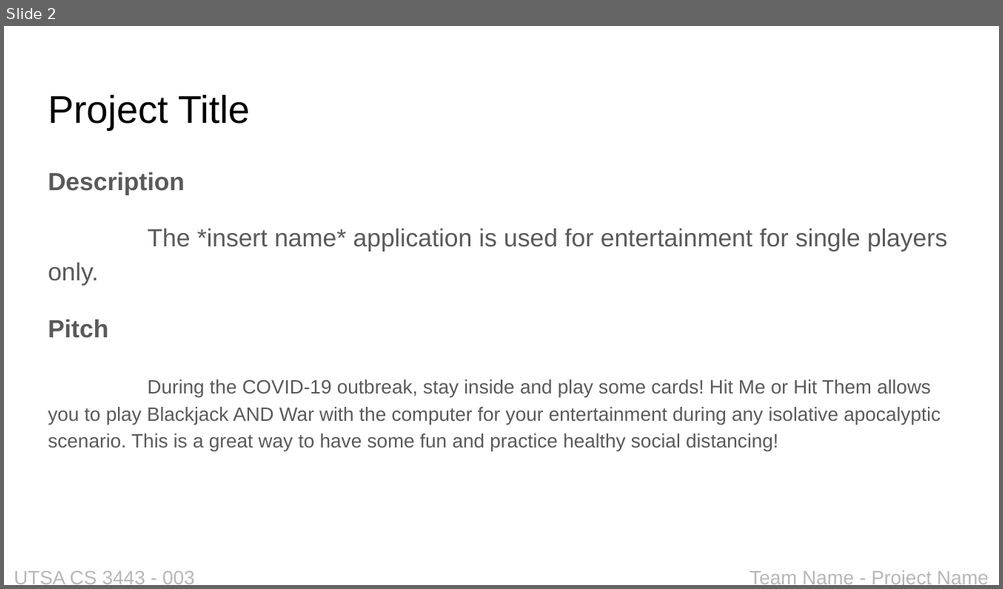
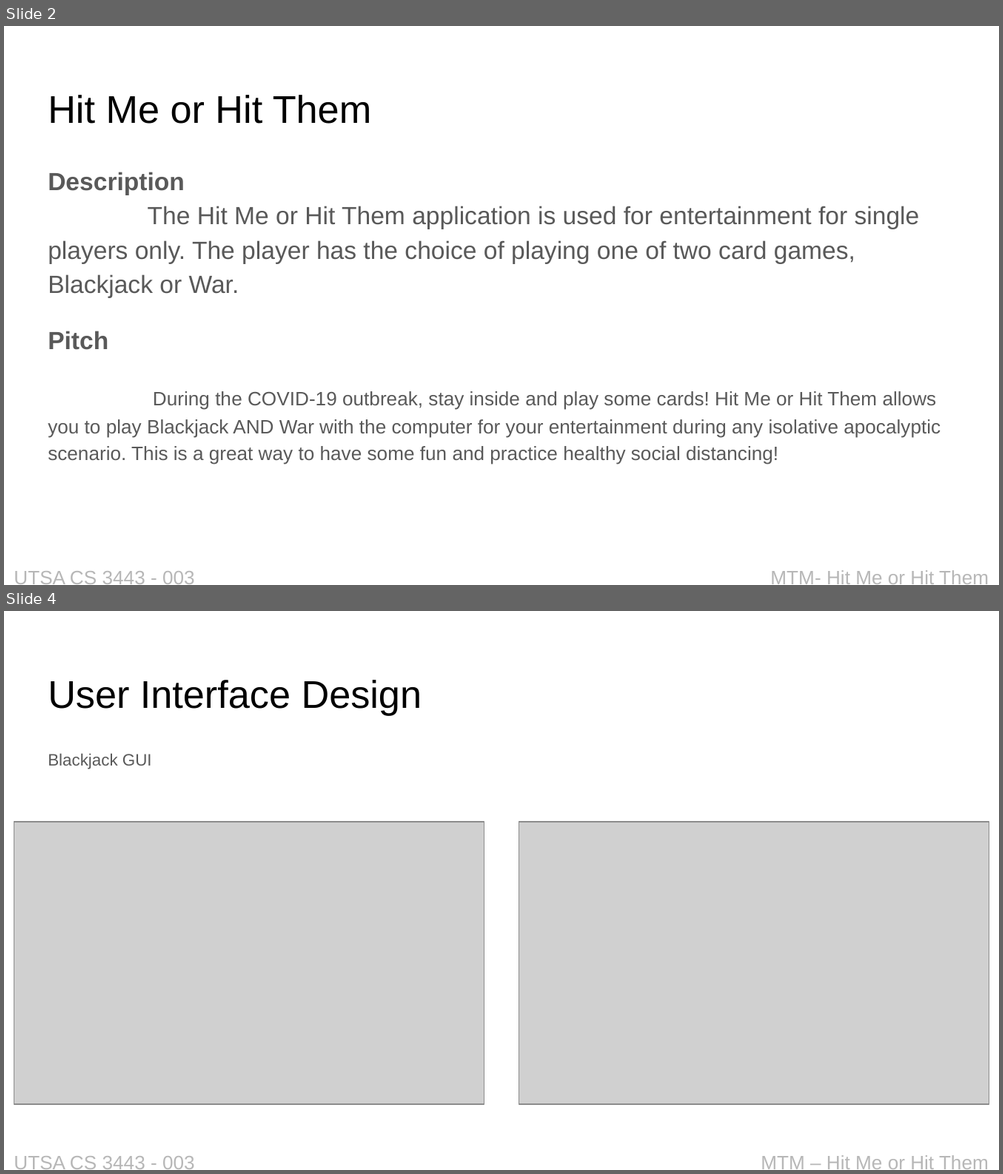
Before and after one commit to JayBlaine/Hit-Me-Or-Hit-Them, a slide deck: Applications Proposal.pptx. Shown one above the other, each under a label of ours: slide 2 before the commit, slides 2 and 4 after it; the slides between them are not shown. The pictures are 1003x589 and 1003x1174 pixels, drawn with LibreOffice and Linux fonts; fonts in the diff are those of the drawing; grey boxes stand for pictures. Boxes give left, top, right and bottom in pixels: in the first picture for what was removed or moved away, otherwise in the second. Text is boxed around its words. In the diff, an @@ line names an element or a change of style, - is before the commit and + after.

```diff
--- a/Applications Proposal.pptx
+++ b/Applications Proposal.pptx
@@ slide 4 added at <box>4,611,999,1170</box>, background #FFFFFF @@
@@ title added at <box>48,680,422,715</box>, 28 pt, text #000000 @@
+User Interface Design
@@ text added at <box>48,754,152,769</box>, 12 pt, text #595959 @@
+Blackjack GUI
@@ picture added at <box>14,822,484,1105</box> @@
@@ picture added at <box>519,822,989,1105</box> @@
@@ text added at <box>14,1156,195,1170</box>, 14 pt, text #B7B7B7 @@
+UTSA CS 3443 - 003
@@ text added at <box>760,1156,988,1170</box>, 14 pt, text #B7B7B7 @@
+MTM – Hit Me or Hit Them
@@ slide 2 changed as well @@
@@ title at <box>48,95,372,124</box>: text changed @@
-Project Title
+Hit Me or Hit Them
@@ text at <box>48,206,919,298</box>: text changed @@
-The *insert name* application is used for entertainment for single players only.
+The Hit Me or Hit Them application is used for entertainment for single players only. The player has the choice of playing one of two card games, Blackjack or War.
@@ text at <box>770,571,988,585</box>: text changed @@
-Team Name - Project Name
+MTM- Hit Me or Hit Them
```
Also in this commit, not shown: 2 other slides added, 2 slides removed.
